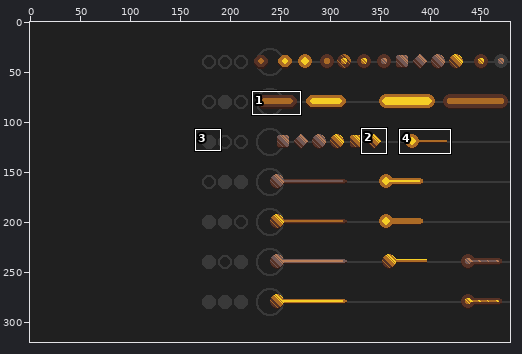
Edited in one commit: pixel-art file (src/art/bg.aseprite). Above: a wide view before the commit, with the close-up outlined.
Close-up. Before:
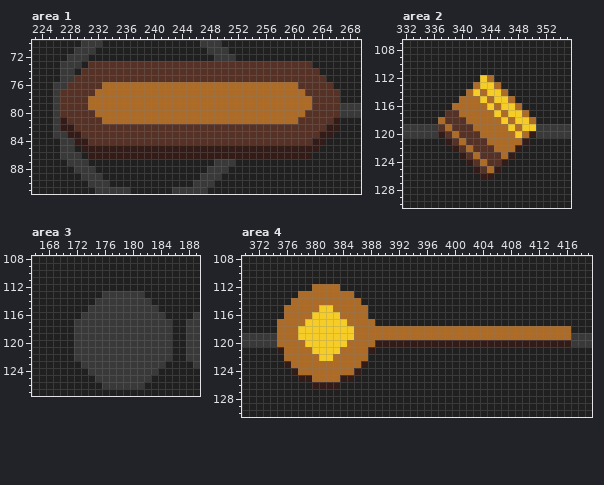
480x320 pixels, 1 frame. Shown: area 1: x 223..269, y 70..91; area 2: x 332..355, y 107..130; area 3: x 166..189, y 108..127; area 4: x 370..419, y 108..130. The commit also changed other parts of the picture, which this record leaves out.
The same view after the edit:
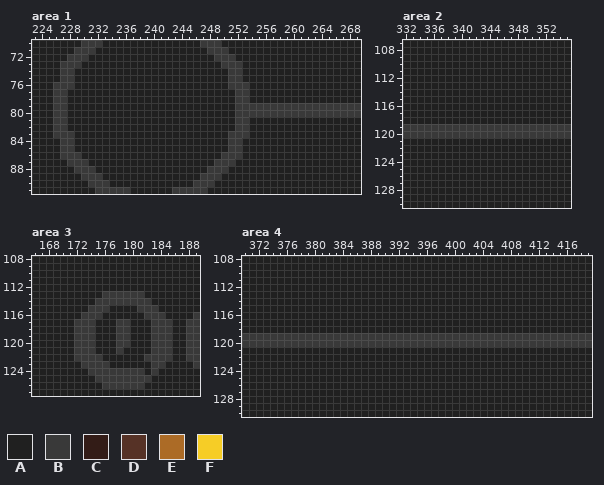
Palette (. is transparent): A #202020  B #393939  C #331c17  D #563226  E #ac6b26  F #f6cd26
The edit:
layer "note1" now hidden
layer "text" added
--- area 1
@@ x 223..269 @@
 72 AAAAABBBAAAAAAAAAAAAAAAAAABBBAAAAAAAAAAAAAAAAAA
-73 AAAABBBADDDDDDDDDDDDDDDDDDDDDDDDDDDDDDDDAAAAAAA
-74 AAAABBADDDDDDDDDDDDDDDDDDDDDDDDDDDDDDDDDDAAAAAA
-75 AAAABBDDDDDDDDDDDDDDDDDDDDDDDDDDDDDDDDDDDDAAAAA
-76 AAABBDDDDDEEEEEEEEEEEEEEEEEEEEEEEEEEEEDDDDDAAAA
-77 AAABDDDDDEEEEEEEEEEEEEEEEEEEEEEEEEEEEEEDDDDDAAA
-78 AAABDDDDEEEEEEEEEEEEEEEEEEEEEEEEEEEEEEEEDDDDAAA
-79 AAABDDDDEEEEEEEEEEEEEEEEEEEEEEEEEEEEEEEEDDDDBBB
-80 AAABDDDDDEEEEEEEEEEEEEEEEEEEEEEEEEEEEEEDDDDDBBB
-81 AAABCDDDDDEEEEEEEEEEEEEEEEEEEEEEEEEEEEDDDDDCAAA
-82 AAABCCDDDDDDDDDDDDDDDDDDDDDDDDDDDDDDDDDDDDCCAAA
-83 AAABBCCDDDDDDDDDDDDDDDDDDDDDDDDDDDDDDDDDDCCAAAA
-84 AAAABBCCDDDDDDDDDDDDDDDDDDDDDDDDDDDDDDDDCCAAAAA
-85 AAAABBACCCCCCCCCCCCCCCCCCCCCCCCCCCCCCCCCCAAAAAA
-86 AAAABBBACCCCCCCCCCCCCCCCCCCCCCCCCCCCCCCCAAAAAAA
+73 AAAABBBAAAAAAAAAAAAAAAAAAAABBBAAAAAAAAAAAAAAAAA
+74 AAAABBAAAAAAAAAAAAAAAAAAAAAABBAAAAAAAAAAAAAAAAA
+75 AAAABBAAAAAAAAAAAAAAAAAAAAAABBAAAAAAAAAAAAAAAAA
+76 AAABBBAAAAAAAAAAAAAAAAAAAAAABBBAAAAAAAAAAAAAAAA
+77 AAABBAAAAAAAAAAAAAAAAAAAAAAAABBAAAAAAAAAAAAAAAA
+78 AAABBAAAAAAAAAAAAAAAAAAAAAAAABBAAAAAAAAAAAAAAAA
+79 AAABBAAAAAAAAAAAAAAAAAAAAAAAABBBBBBBBBBBBBBBBBB
+80 AAABBAAAAAAAAAAAAAAAAAAAAAAAABBBBBBBBBBBBBBBBBB
+81 AAABBAAAAAAAAAAAAAAAAAAAAAAAABBAAAAAAAAAAAAAAAA
+82 AAABBAAAAAAAAAAAAAAAAAAAAAAAABBAAAAAAAAAAAAAAAA
+83 AAABBBAAAAAAAAAAAAAAAAAAAAAABBBAAAAAAAAAAAAAAAA
+84 AAAABBAAAAAAAAAAAAAAAAAAAAAABBAAAAAAAAAAAAAAAAA
+85 AAAABBAAAAAAAAAAAAAAAAAAAAAABBAAAAAAAAAAAAAAAAA
+86 AAAABBBAAAAAAAAAAAAAAAAAAAABBBAAAAAAAAAAAAAAAAA
 87 AAAAABBBAAAAAAAAAAAAAAAAAABBBAAAAAAAAAAAAAAAAAA
--- area 2
@@ x 332..355 @@
 111 AAAAAAAAAAAAAAAAAAAAAAAA
-112 AAAAAAAAAAAFEAAAAAAAAAAA
-113 AAAAAAAAAAEFFEAAAAAAAAAA
-114 AAAAAAAAAEFEFFEAAAAAAAAA
-115 AAAAAAAAEEEFEFFEAAAAAAAA
-116 AAAAAAAEEEEEFEFFEAAAAAAA
-117 AAAAAADDEEEEEFEFFEAAAAAA
-118 AAAAAEDDDEEEEEFEFFEAAAAA
-119 BBBBBDEDDDEEEEEFEFFBBBBB
-120 BBBBBCDEDDDEEEEEFECBBBBB
-121 AAAAAACDEDDDEEEEECAAAAAA
-122 AAAAAAACDEDDDEEECAAAAAAA
-123 AAAAAAAACDEDDDECAAAAAAAA
-124 AAAAAAAAACDEDDCAAAAAAAAA
-125 AAAAAAAAAACDECAAAAAAAAAA
-126 AAAAAAAAAAACCAAAAAAAAAAA
+112 AAAAAAAAAAAAAAAAAAAAAAAA
+113 AAAAAAAAAAAAAAAAAAAAAAAA
+114 AAAAAAAAAAAAAAAAAAAAAAAA
+115 AAAAAAAAAAAAAAAAAAAAAAAA
+116 AAAAAAAAAAAAAAAAAAAAAAAA
+117 AAAAAAAAAAAAAAAAAAAAAAAA
+118 AAAAAAAAAAAAAAAAAAAAAAAA
+119 BBBBBBBBBBBBBBBBBBBBBBBB
+120 BBBBBBBBBBBBBBBBBBBBBBBB
+121 AAAAAAAAAAAAAAAAAAAAAAAA
+122 AAAAAAAAAAAAAAAAAAAAAAAA
+123 AAAAAAAAAAAAAAAAAAAAAAAA
+124 AAAAAAAAAAAAAAAAAAAAAAAA
+125 AAAAAAAAAAAAAAAAAAAAAAAA
+126 AAAAAAAAAAAAAAAAAAAAAAAA
 127 AAAAAAAAAAAAAAAAAAAAAAAA
--- area 3, layer "text"
@@ x 173..184 @@
 114 AABBBBBBBBAA
-115 ABBBBBBBBBBA
-116 BBBBBBBBBBBB
-117 BBBBBBBBBBBB
-118 BBBBBBBBBBBB
-119 BBBBBBBBBBBB
-120 BBBBBBBBBBBB
-121 BBBBBBBBBBBB
-122 BBBBBBBBBBBB
-123 BBBBBBBBBBBB
-124 ABBBBBBBBBBA
+115 ABBBAAAABBBA
+116 BBBAAAAAABBB
+117 BBAAABBAAABB
+118 BBAAABBAAABB
+119 BBAAABBAAABB
+120 BBAAABBAAABB
+121 BBAAABAAAABB
+122 BBBAAAAAABBB
+123 BBBBAAAAAABB
+124 ABBBBBBBBABA
 125 AABBBBBBBBAA
--- area 4
@@ x 370..419 @@
 111 AAAAAAAAAAAAAAAAAAAAAAAAAAAAAAAAAAAAAAAAAAAAAAAAAA
-112 AAAAAAAAAAEEEEAAAAAAAAAAAAAAAAAAAAAAAAAAAAAAAAAAAA
-113 AAAAAAAAEEEEEEEEAAAAAAAAAAAAAAAAAAAAAAAAAAAAAAAAAA
-114 AAAAAAAEEEEEEEEEEAAAAAAAAAAAAAAAAAAAAAAAAAAAAAAAAA
-115 AAAAAAEEEEEFFEEEEEAAAAAAAAAAAAAAAAAAAAAAAAAAAAAAAA
-116 AAAAAAEEEEFFFFEEEEAAAAAAAAAAAAAAAAAAAAAAAAAAAAAAAA
-117 AAAAAEEEEFFFFFFEEEEAAAAAAAAAAAAAAAAAAAAAAAAAAAAAAA
-118 AAAAAEEEFFFFFFFFEEEEEEEEEEEEEEEEEEEEEEEEEEEEEEEAAA
-119 BBBBBEEEFFFFFFFFEEEEEEEEEEEEEEEEEEEEEEEEEEEEEEEBBB
-120 BBBBBEEEEFFFFFFEEEECCCCCCCCCCCCCCCCCCCCCCCCCCCCBBB
-121 AAAAACEEEEFFFFEEEECAAAAAAAAAAAAAAAAAAAAAAAAAAAAAAA
-122 AAAAAAEEEEEFFEEEEEAAAAAAAAAAAAAAAAAAAAAAAAAAAAAAAA
-123 AAAAAACEEEEEEEEEECAAAAAAAAAAAAAAAAAAAAAAAAAAAAAAAA
-124 AAAAAAACEEEEEEEECAAAAAAAAAAAAAAAAAAAAAAAAAAAAAAAAA
-125 AAAAAAAACCEEEECCAAAAAAAAAAAAAAAAAAAAAAAAAAAAAAAAAA
-126 AAAAAAAAAACCCCAAAAAAAAAAAAAAAAAAAAAAAAAAAAAAAAAAAA
+112 AAAAAAAAAAAAAAAAAAAAAAAAAAAAAAAAAAAAAAAAAAAAAAAAAA
+113 AAAAAAAAAAAAAAAAAAAAAAAAAAAAAAAAAAAAAAAAAAAAAAAAAA
+114 AAAAAAAAAAAAAAAAAAAAAAAAAAAAAAAAAAAAAAAAAAAAAAAAAA
+115 AAAAAAAAAAAAAAAAAAAAAAAAAAAAAAAAAAAAAAAAAAAAAAAAAA
+116 AAAAAAAAAAAAAAAAAAAAAAAAAAAAAAAAAAAAAAAAAAAAAAAAAA
+117 AAAAAAAAAAAAAAAAAAAAAAAAAAAAAAAAAAAAAAAAAAAAAAAAAA
+118 AAAAAAAAAAAAAAAAAAAAAAAAAAAAAAAAAAAAAAAAAAAAAAAAAA
+119 BBBBBBBBBBBBBBBBBBBBBBBBBBBBBBBBBBBBBBBBBBBBBBBBBB
+120 BBBBBBBBBBBBBBBBBBBBBBBBBBBBBBBBBBBBBBBBBBBBBBBBBB
+121 AAAAAAAAAAAAAAAAAAAAAAAAAAAAAAAAAAAAAAAAAAAAAAAAAA
+122 AAAAAAAAAAAAAAAAAAAAAAAAAAAAAAAAAAAAAAAAAAAAAAAAAA
+123 AAAAAAAAAAAAAAAAAAAAAAAAAAAAAAAAAAAAAAAAAAAAAAAAAA
+124 AAAAAAAAAAAAAAAAAAAAAAAAAAAAAAAAAAAAAAAAAAAAAAAAAA
+125 AAAAAAAAAAAAAAAAAAAAAAAAAAAAAAAAAAAAAAAAAAAAAAAAAA
+126 AAAAAAAAAAAAAAAAAAAAAAAAAAAAAAAAAAAAAAAAAAAAAAAAAA
 127 AAAAAAAAAAAAAAAAAAAAAAAAAAAAAAAAAAAAAAAAAAAAAAAAAA
Pixel boxes of the changes (left, top, right, bottom) in both close-ups:
changed: (60, 61, 340, 159)
changed: (438, 75, 536, 180)
changed: (95, 305, 151, 375)
changed: (277, 284, 571, 389)
